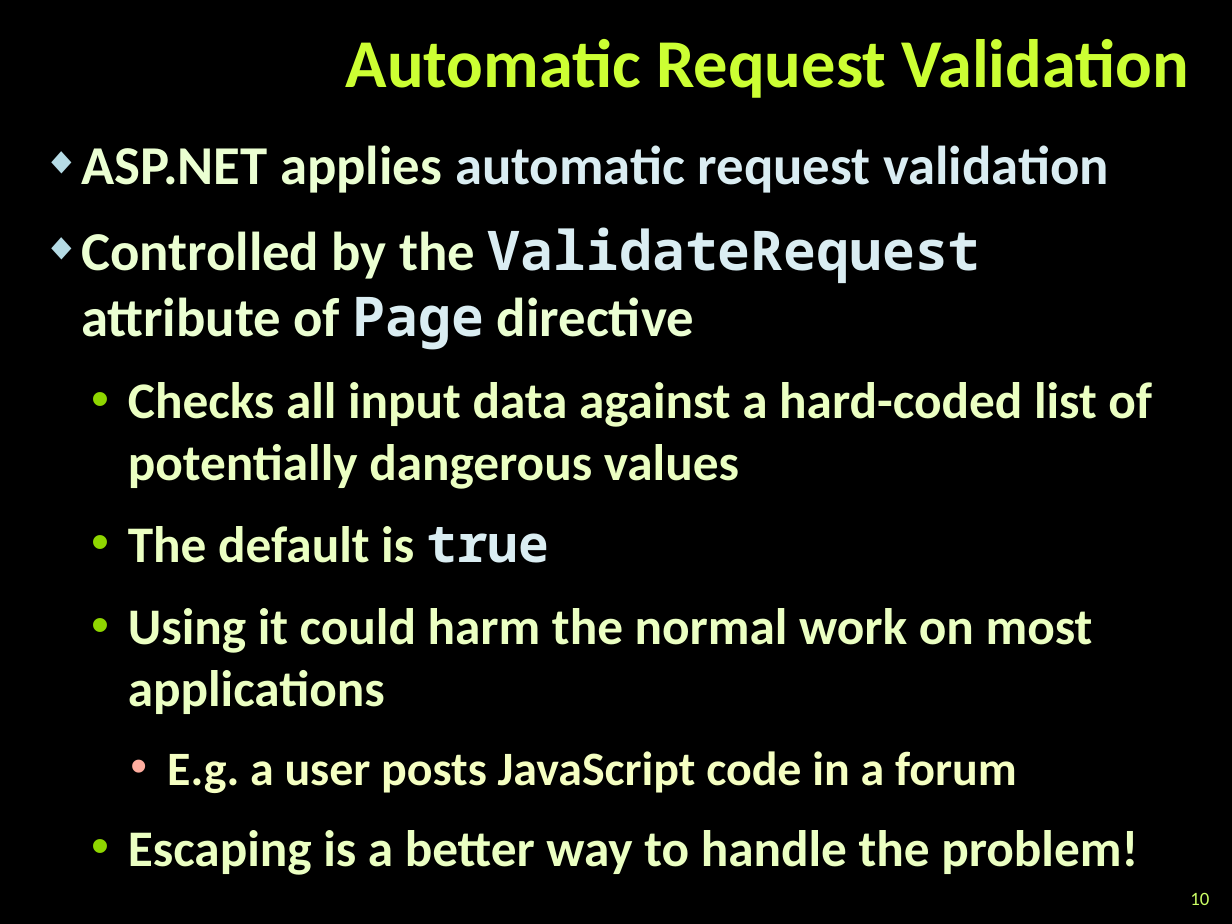
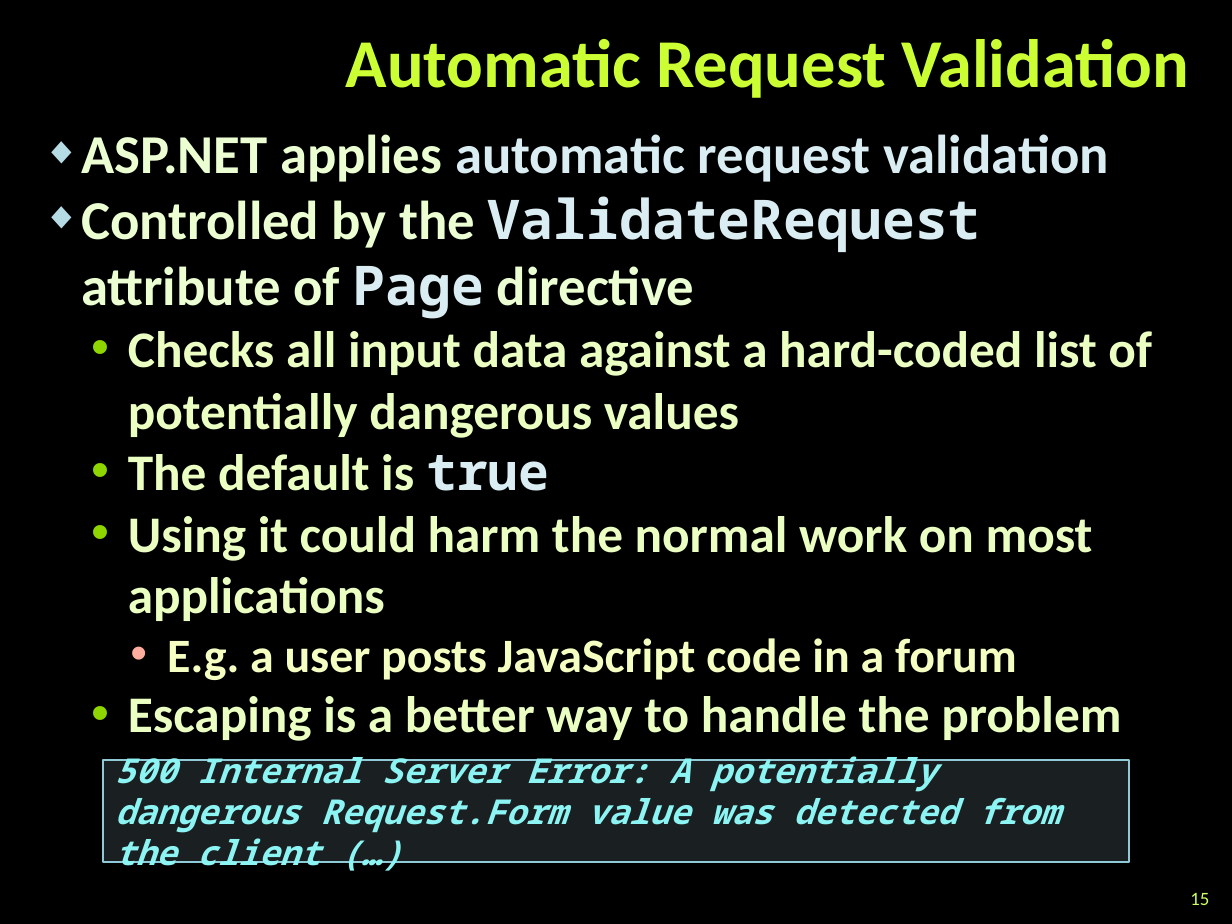
Before and after one commit to martin-nikolov/Telerik-Academy, a slide deck: slide 15 of ASP.NET MVC/04. ASP.NET Web Security/ASP.NET Web Security.pptx (slide 10 before the commit). Drawn at 1232x924 pixels with LibreOffice and Linux fonts; fonts in the diff are those of the drawing; background and template pictures are left out. Boxes give left, top, right and bottom in pixels: in the first picture for what was removed or moved away, otherwise in the second. Text is boxed around its words. In the diff, an @@ line names an element or a change of style, - is before the commit and + after.

```diff
--- a/ASP.NET MVC/04. ASP.NET Web Security/ASP.NET Web Security.pptx
+++ b/ASP.NET MVC/04. ASP.NET Web Security/ASP.NET Web Security.pptx
@@ text "ASP.NET applies automatic request validation": place and size @@
-text "ASP.NET applies automatic request validation" at (81,145,1152,875)
+text "ASP.NET applies automatic request validation" at (81,134,1152,741)
@@ text at (81,134,1152,680): less space between paragraphs @@
@@ text at (128,696,1121,741): text changed @@
-  • Escaping is a better way to handle the problem!
+  • Escaping is a better way to handle the problem
@@ rectangle added at (102,760,1129,862), fill #B5DBE5 at 15% opacity, outline #90CAD7 1 pt, 20 pt, text #8CF4F2, bold, italic @@
+500 Internal Server Error: A potentially dangerous Request.Form value was detected from the client (…)
@@ page number at (1190,893,1209,905): text changed @@
-10
+15
```
Also in this commit, not shown: 9 other slides changed, 7 slides added, 1 slide removed, 4 other files.
